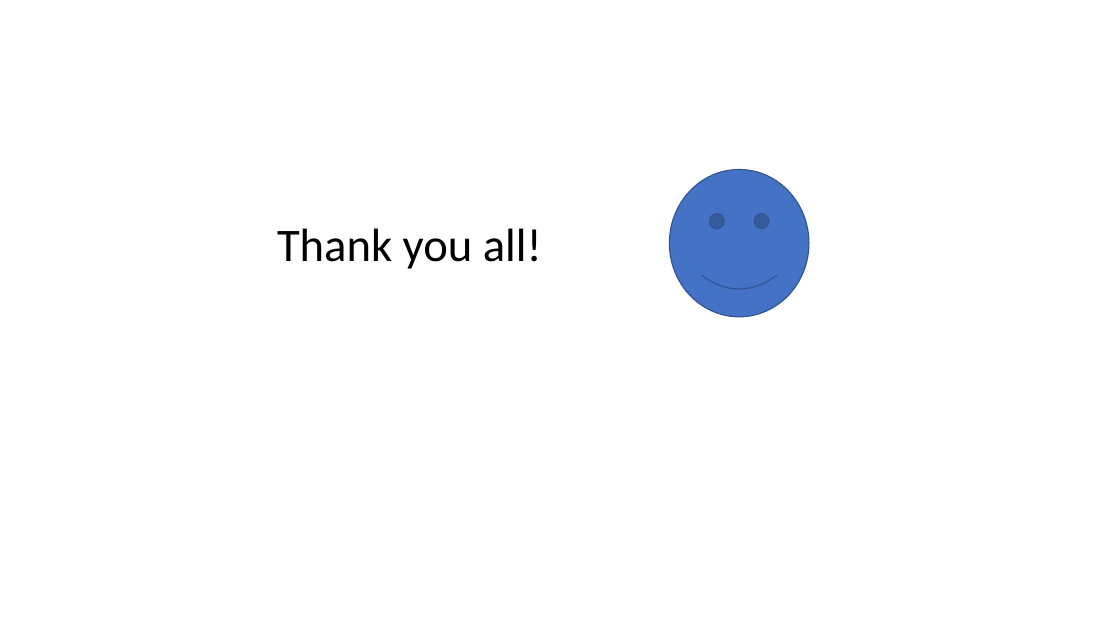
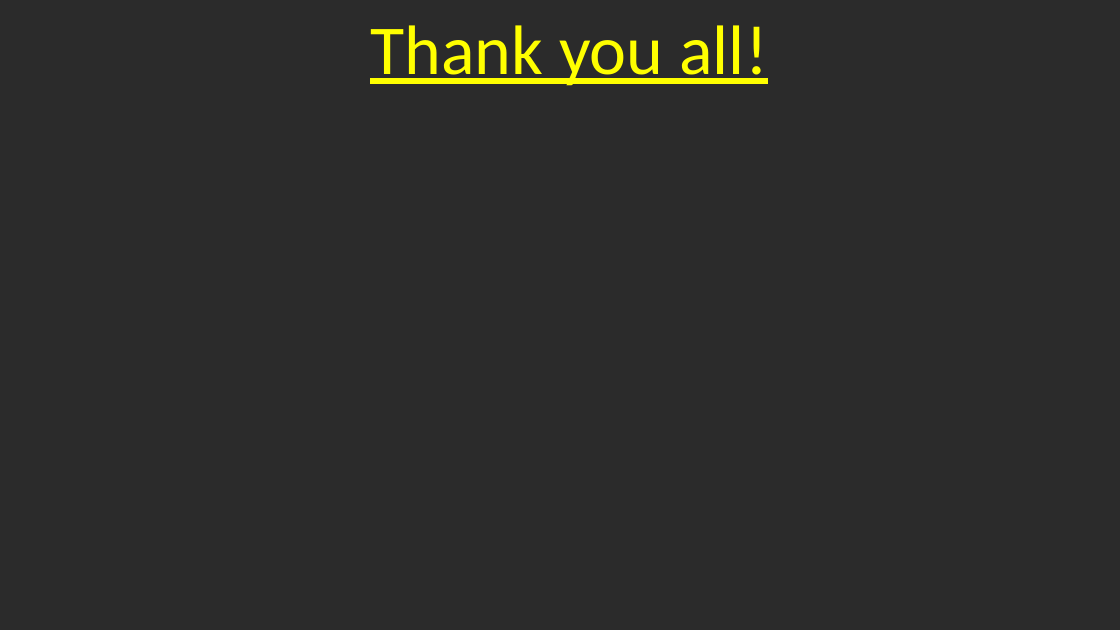
Before and after one commit to mpiffari/ReinforcementLearning2019, a slide deck: slide 37 of Presentation/SDU_SummerSchool_Presentation.pptx. Drawn at 1120x630 pixels with LibreOffice and Linux fonts; fonts in the diff are those of the drawing; background and template pictures are left out; a plain dark background stands for a picture behind light text. Boxes give left, top, right and bottom in pixels: in the first picture for what was removed or moved away, otherwise in the second. Text is boxed around its words. In the diff, an @@ line names an element or a change of style, - is before the commit and + after.

Commit message:
nothing

```diff
--- a/Presentation/SDU_SummerSchool_Presentation.pptx
+++ b/Presentation/SDU_SummerSchool_Presentation.pptx
@@ background #FFFFFF to picture (left out) @@
@@ text "Thank you all!": place and size @@
-text "Thank you all!" at (277, 228, 542, 269)
+text "Thank you all!" at (370, 25, 767, 86)
@@ text "Thank you all!" at (370, 25, 767, 86): size 40 to 60 pt, text colour #000000 to #FFFF00, underline on @@
@@ smiley face removed at (670, 170, 809, 317) @@
```
